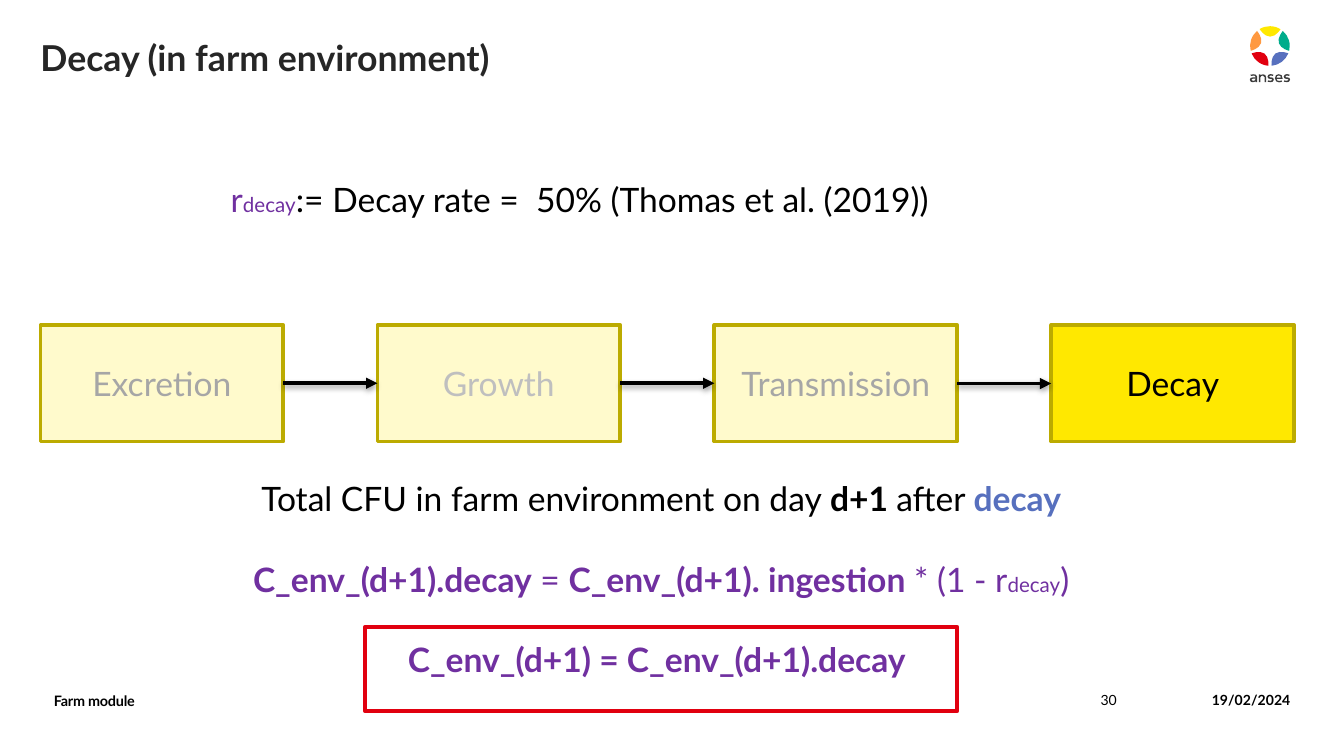
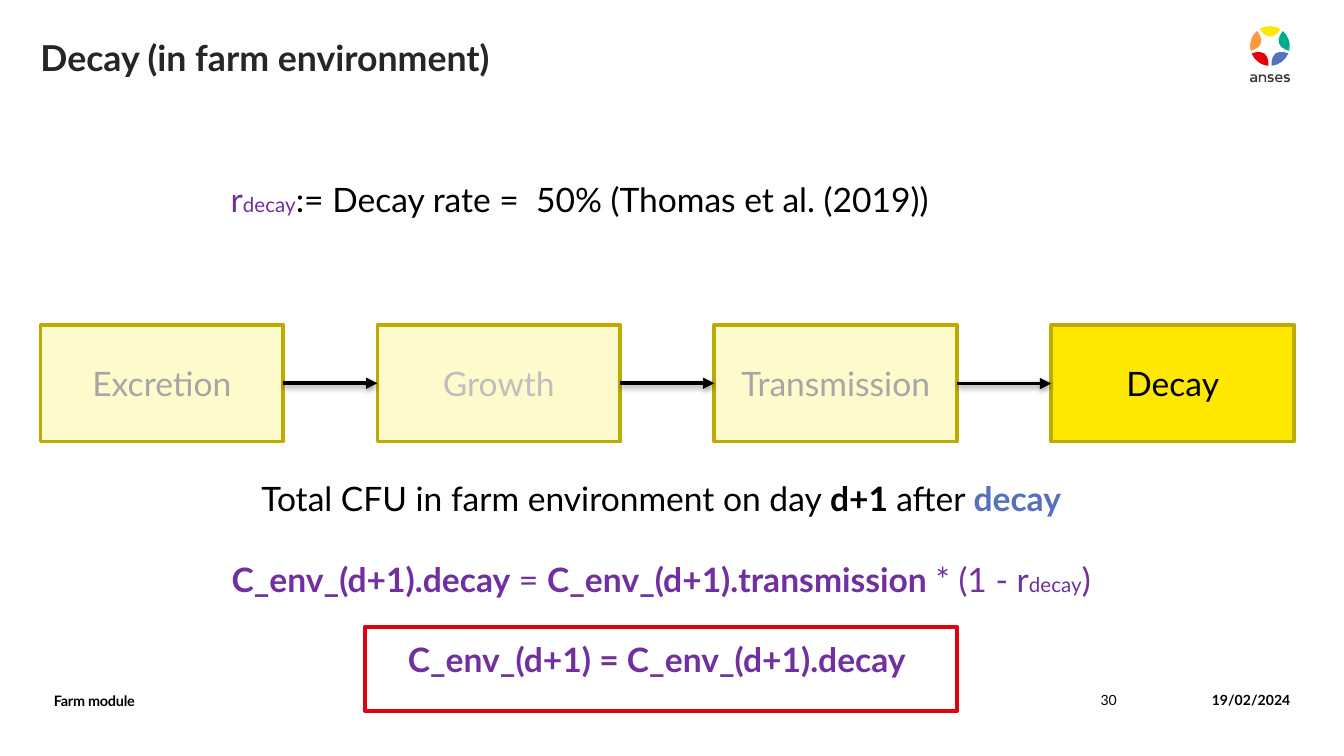
Before and after one commit to ENVIRE-JPIAMR/farm-module, a slide deck: slide 30 of docs/farm_module.pptx. Drawn at 1344x756 pixels with LibreOffice and Linux fonts; fonts in the diff are those of the drawing. Boxes give left, top, right and bottom in pixels: in the first picture for what was removed or moved away, otherwise in the second. Text is boxed around its words. In the diff, an @@ line names an element or a change of style, - is before the commit and + after.

```diff
--- a/docs/farm_module.pptx
+++ b/docs/farm_module.pptx
@@ text at (232, 566, 987, 598): text changed @@
-C_env_(d+1).decay = C_env_(d+1). ingestion * (1 - rdecay)
+C_env_(d+1).decay = C_env_(d+1).transmission * (1 - rdecay)
```
Also in this commit, not shown: 8 other slides changed, 1 slide added.
